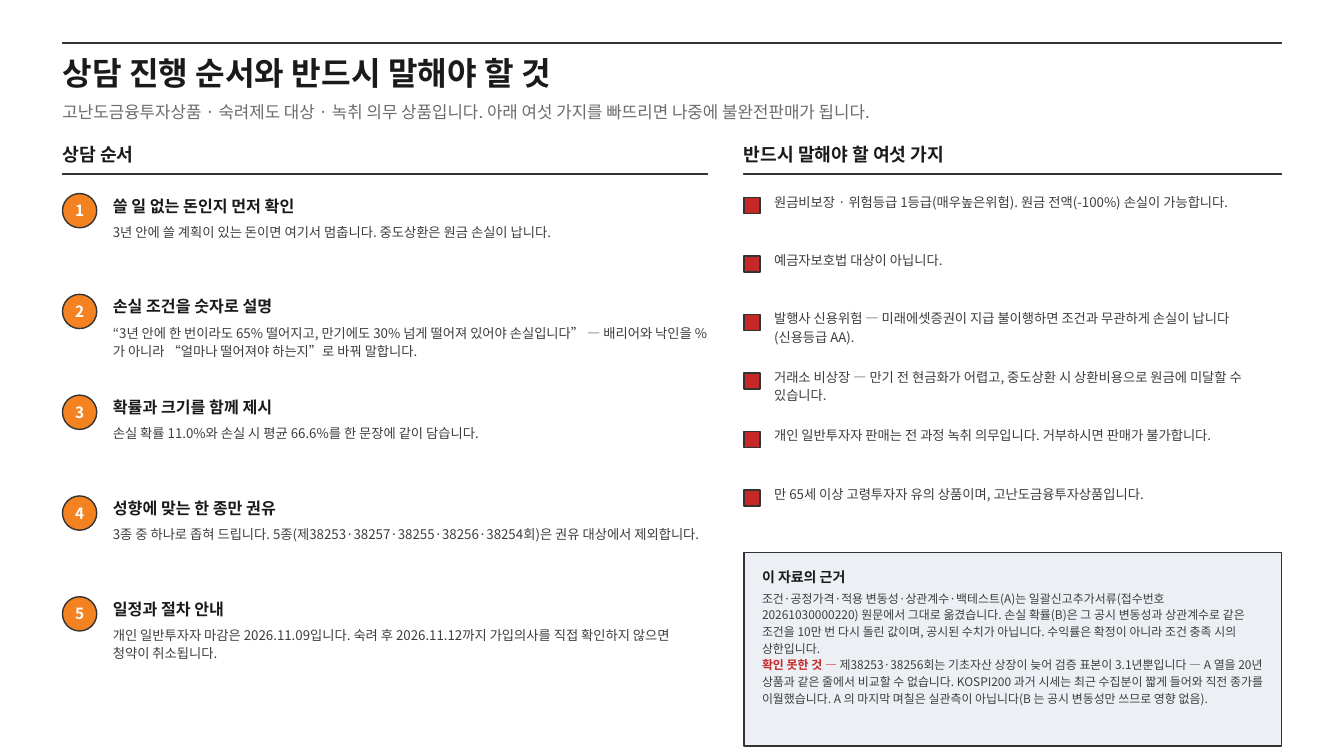
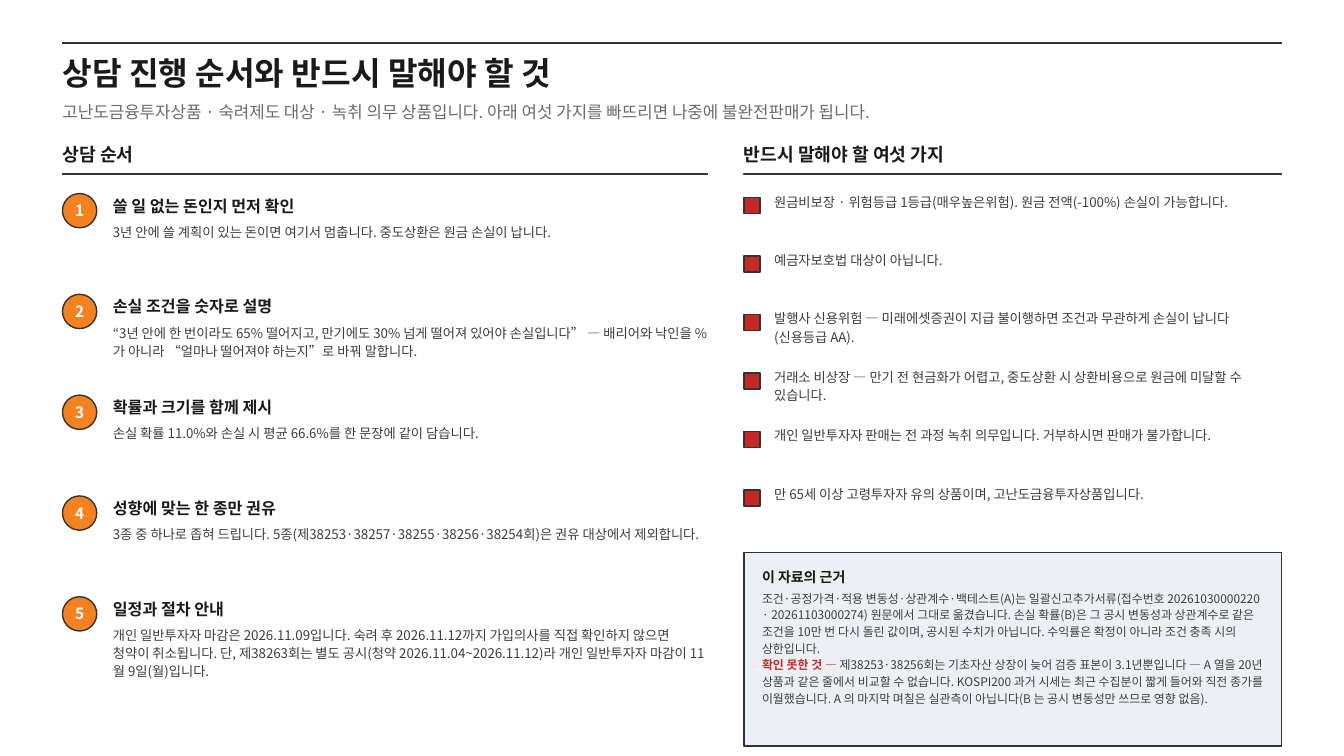
Before and after one commit to hanaroline/work_1, a slide deck: slide 8 of els-sales-deck.pptx. Drawn at 1344x756 pixels with LibreOffice and Linux fonts; fonts in the diff are those of the drawing. Boxes give left, top, right and bottom in pixels: in the first picture for what was removed or moved away, otherwise in the second. Text is boxed around its words. In the diff, an @@ line names an element or a change of style, - is before the commit and + after.

```diff
--- a/els-sales-deck.pptx
+++ b/els-sales-deck.pptx
@@ text at bbox=[762, 593, 1260, 654]: text changed @@
-조건·공정가격·적용 변동성·상관계수·백테스트(A)는 일괄신고추가서류(접수번호 20261030000220) 원문에서 그대로 옮겼습니다. 손실 확률(B)은 그 공시 변동성과 상관계수로 같은 조건을 10만 번 다시 돌린 값이며, 공시된 수치가 아닙니다. 수익률은 확정이 아니라 조건 충족 시의 상한입니다.
+조건·공정가격·적용 변동성·상관계수·백테스트(A)는 일괄신고추가서류(접수번호 20261030000220 · 20261103000274) 원문에서 그대로 옮겼습니다. 손실 확률(B)은 그 공시 변동성과 상관계수로 같은 조건을 10만 번 다시 돌린 값이며, 공시된 수치가 아닙니다. 수익률은 확정이 아니라 조건 충족 시의 상한입니다.
@@ text at bbox=[113, 629, 687, 679]: text changed @@
-개인 일반투자자 마감은 2026.11.09입니다. 숙려 후 2026.11.12까지 가입의사를 직접 확인하지 않으면 청약이 취소됩니다.
+개인 일반투자자 마감은 2026.11.09입니다. 숙려 후 2026.11.12까지 가입의사를 직접 확인하지 않으면 청약이 취소됩니다. 단, 제38263회는 별도 공시(청약 2026.11.04~2026.11.12)라 개인 일반투자자 마감이 11월 9일(월)입니다.
```
Also in this commit, not shown: 5 other slides changed, 24 other files.
